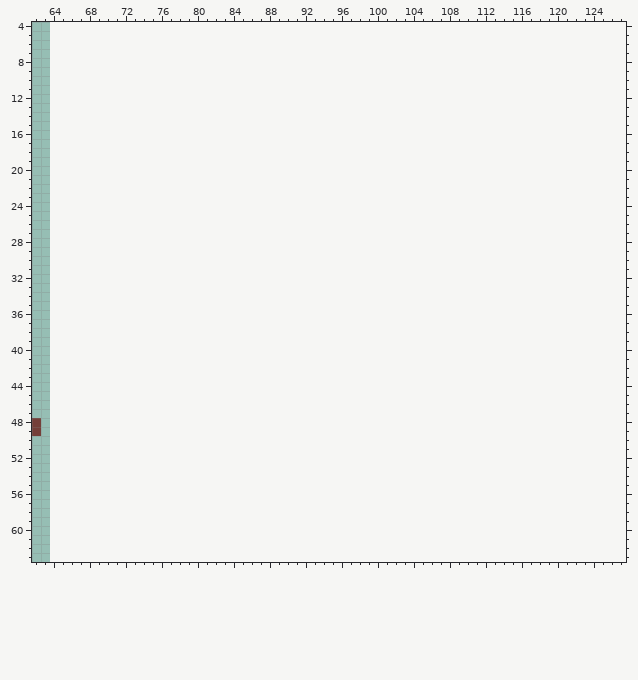
File history of a pixel-art file, brackeys-2023-2/Assets/Sprites/level2-objects.aseprite. Above is the file before it was changed.
64x64 pixels, 1 frame. Colours within 5 levels of each other are drawn and written as one. Shown: x 62..127, y 4..63. The old version is drawn lined up with the new one, on the new canvas.
After:
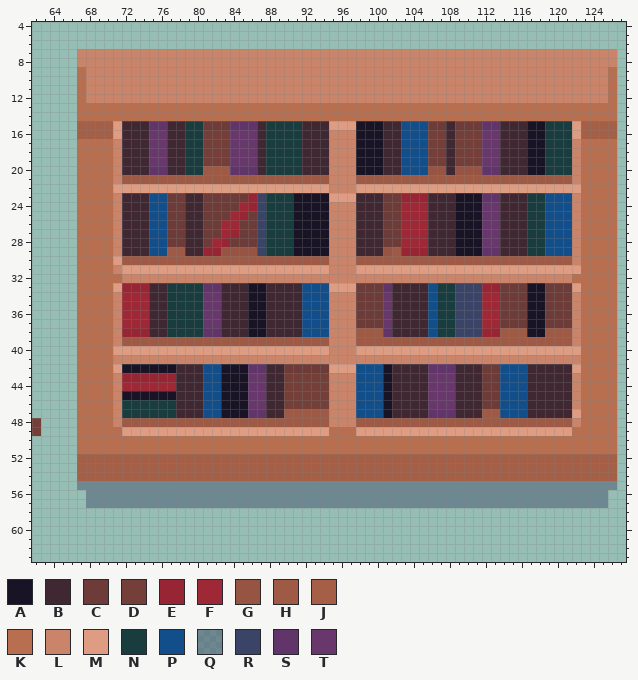
Palette (. is transparent): A #181425  B #3f2832  C #6d3b38  D #743f39  E #982534  F #9e2835  G #985442  H #9e5a44  J #a45f46  K #b86f50  L #c98469  M #de9d83  N #193c3e  P #124e89  Q #3a446670  R #3a4466  S #61346a  T #68386c
From old to new:
canvas 64x64 -> 128x64
Changed rows in their new state; - is an unchanged pixel.
first column x 67:
 7 LLLLLLLLLLLLLLLLLLLLLLLLLLLLLLLLLLLLLLLLLLLLLLLLLLLLLLLLLLLL
 8 LLLLLLLLLLLLLLLLLLLLLLLLLLLLLLLLLLLLLLLLLLLLLLLLLLLLLLLLLLLL
 9 KLLLLLLLLLLLLLLLLLLLLLLLLLLLLLLLLLLLLLLLLLLLLLLLLLLLLLLLLLLK
10 KLLLLLLLLLLLLLLLLLLLLLLLLLLLLLLLLLLLLLLLLLLLLLLLLLLLLLLLLLLK
11 KLLLLLLLLLLLLLLLLLLLLLLLLLLLLLLLLLLLLLLLLLLLLLLLLLLLLLLLLLLK
12 KLLLLLLLLLLLLLLLLLLLLLLLLLLLLLLLLLLLLLLLLLLLLLLLLLLLLLLLLLLK
13 KKKKKKKKKKKKKKKKKKKKKKKKKKKKKKKKKKKKKKKKKKKKKKKKKKKKKKKKKKKK
14 KKKKKKKKKKKKKKKKKKKKKKKKKKKKKKKKKKKKKKKKKKKKKKKKKKKKKKKKKKKK
15 JJJJMBBBSSBBNNCCCSSSBNNNNBBBMMMAAABBPPPCCBCCCSSBBBAANNNMJJJJ
16 JJJJMBBBTTBBNNDDDTTTBNNNNBBBLLLAAABBPPPDDBDDDTTBBBAANNNMJJJJ
17 KKKKLBBBTTBBNNDDDTTTBNNNNBBBLLLAAABBPPPDDBDDDTTBBBAANNNLKKKK
18 KKKKLBBBTTBBNNDDDTTTBNNNNBBBLLLAAABBPPPDDBDDDTTBBBAANNNLKKKK
19 KKKKLBBBTTBBNNDDDTTTBNNNNBBBLLLAAABBPPPDDBDDDTTBBBAANNNLKKKK
20 KKKKLBBBSSBBNNHHHSSSBNNNNBBBLLLAAABBPPPGGBGGGSSBBBAANNNLKKKK
21 KKKKLHHHHHHHHHHHHHHHHHHHHHHHLLLHHHHHHHHHHHHHHHHHHHHHHHHLKKKK
22 KKKKMMMMMMMMMMMMMMMMMMMMMMMMLLLMMMMMMMMMMMMMMMMMMMMMMMMMKKKK
23 KKKKLBBBPPCCBBCCCCCERNNNAAAAMMMBBBCCEEEBBBAAASSBBBNNPPPLKKKK
24 KKKKLBBBPPCCBBCCCCFERNNNAAAALLLBBBCCFFFBBBAAATTBBBNNPPPLKKKK
25 KKKKLBBBPPCCBBCCCFECRNNNAAAALLLBBBCCFFFBBBAAATTBBBNNPPPLKKKK
26 KKKKLBBBPPCCBBCCFFCCRNNNAAAALLLBBBCCFFFBBBAAATTBBBNNPPPLKKKK
27 KKKKLBBBPPCCBBCCFECCRNNNAAAALLLBBBCCFFFBBBAAATTBBBNNPPPLKKKK
28 KKKKLBBBPPCCBBCFECCCRNNNAAAALLLBBBCCFFFBBBAAATTBBBNNPPPLKKKK
29 KKKKLBBBPPHHBBEEGGGGRNNNAAAALLLBBBGHEEEBBBAAASSBBBNNPPPLKKKK
30 KKKKMHHHHHHHHHHHHHHHHHHHHHHHLLLHHHHHHHHHHHHHHHHHHHHHHHHLKKKK
31 KKKKLMMMMMMMMMMMMMMMMMMMMMMMLLLMMMMMMMMMMMMMMMMMMMMMMMMMKKKK
32 KKKKKLLLLLLLLLLLLLLLLLLLLLLLLLLLLLLLLLLLLLLLLLLLLLLLLLLKKKKK
33 KKKKMEEEBBNNNNSSBBBAABBBBPPPMMMCCCSBBBBPNNRRREECCCAACCCMKKKK
34 KKKKLFFFBBNNNNTTBBBAABBBBPPPLLLCCCTBBBBPNNRRRFFCCCAACCCLKKKK
35 KKKKLFFFBBNNNNTTBBBAABBBBPPPLLLCCCTBBBBPNNRRRFFCCCAACCCLKKKK
36 KKKKLFFFBBNNNNTTBBBAABBBBPPPLLLCCCTBBBBPNNRRRFFCCCAACCCLKKKK
37 KKKKLFFFBBNNNNTTBBBAABBBBPPPLLLCCCTBBBBPNNRRRFFCCCAACCCLKKKK
38 KKKKLEEEBBNNNNSSBBBAABBBBPPPLLLHHHSBBBBPNNRRREEHHHAAHHHLKKKK
39 KKKKLHHHHHHHHHHHHHHHHHHHHHHHLLLHHHHHHHHHHHHHHHHHHHHHHHHLKKKK
40 KKKKMMMMMMMMMMMMMMMMMMMMMMMMLLLMMMMMMMMMMMMMMMMMMMMMMMMMKKKK
41 KKKKLLLLLLLLLLLLLLLLLLLLLLLLLLLLLLLLLLLLLLLLLLLLLLLLLLLLKKKK
42 KKKKMAAAAAABBBPPAAASSBBCCCCCMMMPPPABBBBSSSBBBCCPPPBBBBBMKKKK
43 KKKKLEEEEEEBBBPPAAATTBBDDDDDLLLPPPABBBBTTTBBBCCPPPBBBBBLKKKK
44 KKKKLFFFFFFBBBPPAAATTBBDDDDDLLLPPPABBBBTTTBBBCCPPPBBBBBLKKKK
45 KKKKLAAAAAABBBPPAAATTBBDDDDDLLLPPPABBBBTTTBBBCCPPPBBBBBLKKKK
46 KKKKLNNNNNNBBBPPAAATTBBDDDDDLLLPPPABBBBTTTBBBCCPPPBBBBBLKKKK
47 KKKKLNNNNNNBBBPPAAASSBBHHHHHLLLPPPABBBBSSSBBBHHPPPBBBBBMKKKK
48 KKKKLHHHHHHHHHHHHHHHHHHHHHHHLLLHHHHHHHHHHHHHHHHHHHHHHHHLKKKK
49 KKKKKMMMMMMMMMMMMMMMMMMMMMMMKKKMMMMMMMMMMMMMMMMMMMMMMMMKKKKK
50 KKKKKKKKKKKKKKKKKKKKKKKKKKKKKKKKKKKKKKKKKKKKKKKKKKKKKKKKKKKK
51 KKKKKKKKKKKKKKKKKKKKKKKKKKKKKKKKKKKKKKKKKKKKKKKKKKKKKKKKKKKK
52 JJJJJJJJJJJJJJJJJJJJJJJJJJJJJJJJJJJJJJJJJJJJJJJJJJJJJJJJJJJJ
53 JJJJJJJJJJJJJJJJJJJJJJJJJJJJJJJJJJJJJJJJJJJJJJJJJJJJJJJJJJJJ
54 JJJJJJJJJJJJJJJJJJJJJJJJJJJJJJJJJJJJJJJJJJJJJJJJJJJJJJJJJJJJ
55 QQQQQQQQQQQQQQQQQQQQQQQQQQQQQQQQQQQQQQQQQQQQQQQQQQQQQQQQQQQQ
56 -QQQQQQQQQQQQQQQQQQQQQQQQQQQQQQQQQQQQQQQQQQQQQQQQQQQQQQQQQQ-
57 -QQQQQQQQQQQQQQQQQQQQQQQQQQQQQQQQQQQQQQQQQQQQQQQQQQQQQQQQQQ-
Pixel boxes of the changes (left, top, right, bottom) in both pictures:
added: (77, 49, 617, 508)
